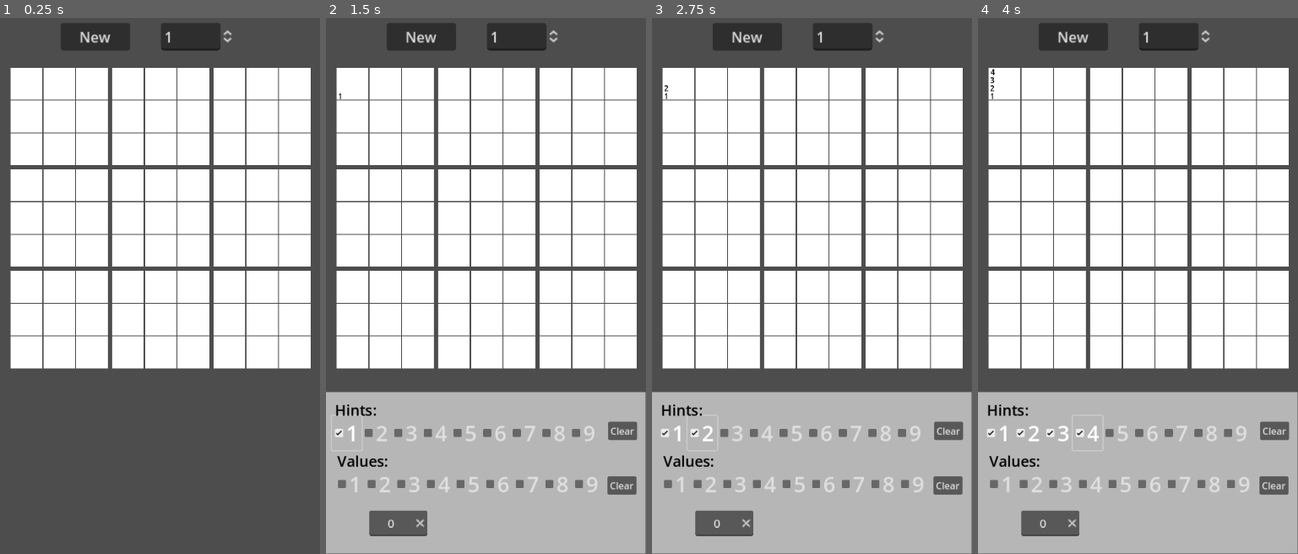
Above: before the commit, frames 1-4 (left to right).
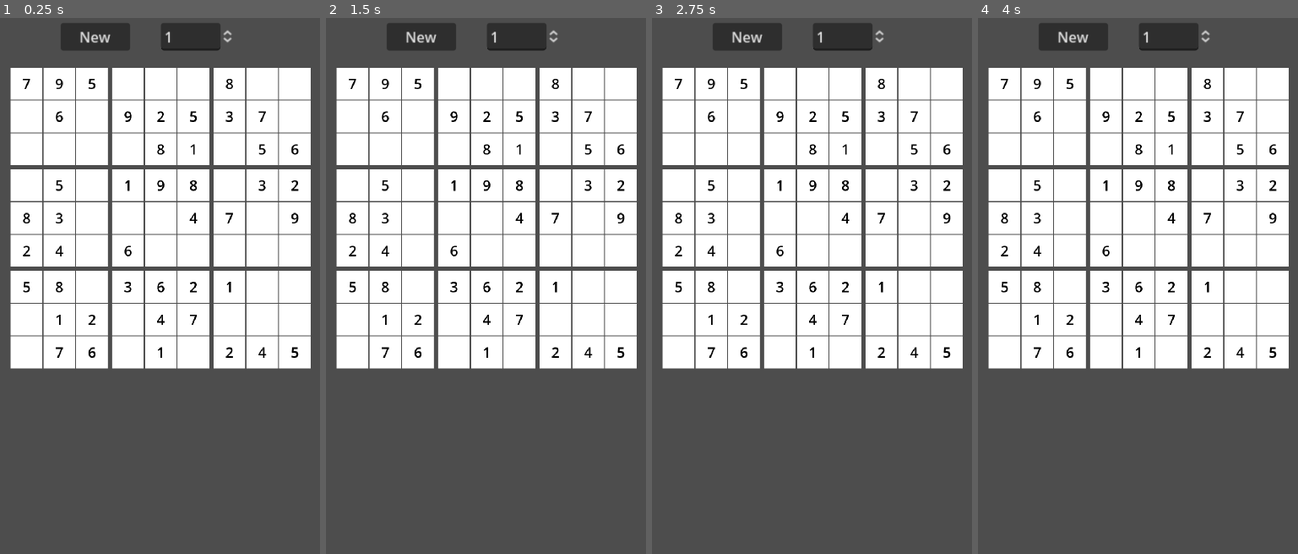
Above: after the commit, the same moments.

Repository: vcastroglez/godot-simple-sudoku
Game: Godot game, scene res://game/main_view.tscn
The game is run twice, just before and just after one commit, with the same random seed, the same clock (stepped at 60 frames per second) and the same inputs.
Inputs (mouse positions are in pixels of both pictures, inside the frame that each line leads up to):
- Up to frame 1 (0.25 s): no input
- Up to frame 2 (1.5 s): click (351, 82) at 0.52 s; click (345, 430) at 1.25 s, where only the run before the commit has a clickable "1"
- Up to frame 3 (2.75 s): click (703, 430) at 2 s, where only the run before the commit has a clickable "2"
- Up to frame 4 (4 s): click (1058, 430) at 2.75 s, where only the run before the commit has a clickable "3"; click (1086, 430) at 3.5 s, where only the run before the commit has a clickable "4"

The runs differ from the first frame. In frame 1, 1.2% of the frame differs, in the area x 7-94%, y 11-64%; in frame 2, 30%; in frame 3, 30%; in frame 4, 30%, in the area x 0-100%, y 9-100%.
Error before the commit: Attempt to call function 'generate_sudoku' in base 'null instance' on a null instance. (res://game/game.gd:18)

Commit message:
generator my own

Diff:
--- a/game/game.gd
+++ b/game/game.gd
@@ -9,12 +9,11 @@
 var generator_to_use
 # Called when the node enters the scene tree for the first time.
 func _ready() -> void:
-	generator_to_use = generator_claude
+	generator_to_use = generator
 	generate_new()
 
 func generate_new():
 	var diff = spin_box.value
-	print("Using: ",generator_to_use)
 	var puzzle = generator_to_use.generate_sudoku(diff)
 	var block_number = 0
 	for block in puzzle:
--- a/game/generator.gd
+++ b/game/generator.gd
@@ -13,11 +13,53 @@
 const MIDDLE_COL = [1,4,7]
 const LAST_COL = [2,5,8]
 
-func _ready() -> void:
-	to_return_puzzle = get_empty_puzzle();
-	generate_sudoku(1)
-
-func generate_sudoku(difficulty: int) -> Array:
+func generate_sudoku(difficulty : int) -> Array:
+	var is_good = false
+	var tries = 0
+	var solved_puzzle = []
+	while(!is_good && tries < 25):
+		to_return_puzzle = get_empty_puzzle();
+		solved_puzzle = generate_solved_sudoku()
+		is_good = is_good_puzzle(solved_puzzle)
+		tries += 1
+	solved_puzzle = hide_some(difficulty, solved_puzzle)
+	return solved_puzzle
+
+func hide_some(difficulty, puzzle: Array) -> Array:
+	# Remove digits based on difficulty
+	# Difficulty 1: 35-40 clues (easy)
+	# Difficulty 2: 30-35 clues (medium)
+	# Difficulty 3: 25-30 clues (hard)
+	# Difficulty 4: 17-25 clues (very hard)
+	var min_clues = max(17, 45 - difficulty * 7)
+	var max_clues = max(20, 50 - difficulty * 7)
+	var target_clues = randi() % (max_clues - min_clues + 1) + min_clues
+
+	var places = range(9)
+	var removed = 0
+	for i in range(81):
+		if removed > (81 - target_clues):
+			break
+		var block_number = places.pick_random()
+		var cell_number = places.pick_random()
+		if !puzzle[block_number][cell_number]:
+			continue
+
+		puzzle[block_number][cell_number] = 0
+		removed += 1
+		if randi_range(0,1): #half symetric generator
+			puzzle[8 - block_number][8 - cell_number] = 0
+			removed += 1
+	return puzzle
+
+func is_good_puzzle(puzzle: Array) -> bool:
+	for block in puzzle:
+		for cell in block:
+			if !cell:
+				return false
+	return true
+
+func generate_solved_sudoku() -> Array:
 	#first we generate middle line with random numbers from 1 to 9
 	var stack = range(1,10)
 	stack.shuffle()
@@ -31,7 +73,7 @@
 			to_return_puzzle[block_number][cell_number] = stack[cell_number]
 
 	#block 2 and 6
-	for block_number in [2,6,1,3,7]:
+	for block_number in [2,6,1,3,7,5,4]:
 		for y in range(9):
 			var block_possible = range(9)
 			var smaller_size = 10
@@ -44,11 +86,12 @@
 				block_possible[i] = possible
 
 			var values_smaller = block_possible[smaller_index]
-			to_return_puzzle[block_number][smaller_index] = values_smaller.pick_random()
-
-	print_sudoku(to_return_puzzle)
-	return []
-
+			var value_to_assign = values_smaller.pick_random()
+			if !value_to_assign :
+				return to_return_puzzle#bad one, stop doing anything
+			to_return_puzzle[block_number][smaller_index] = value_to_assign
+
+	return to_return_puzzle
 
 func generate_consecutive_sudoku():
 	#first we generate middle line with random numbers from 1 to 9
